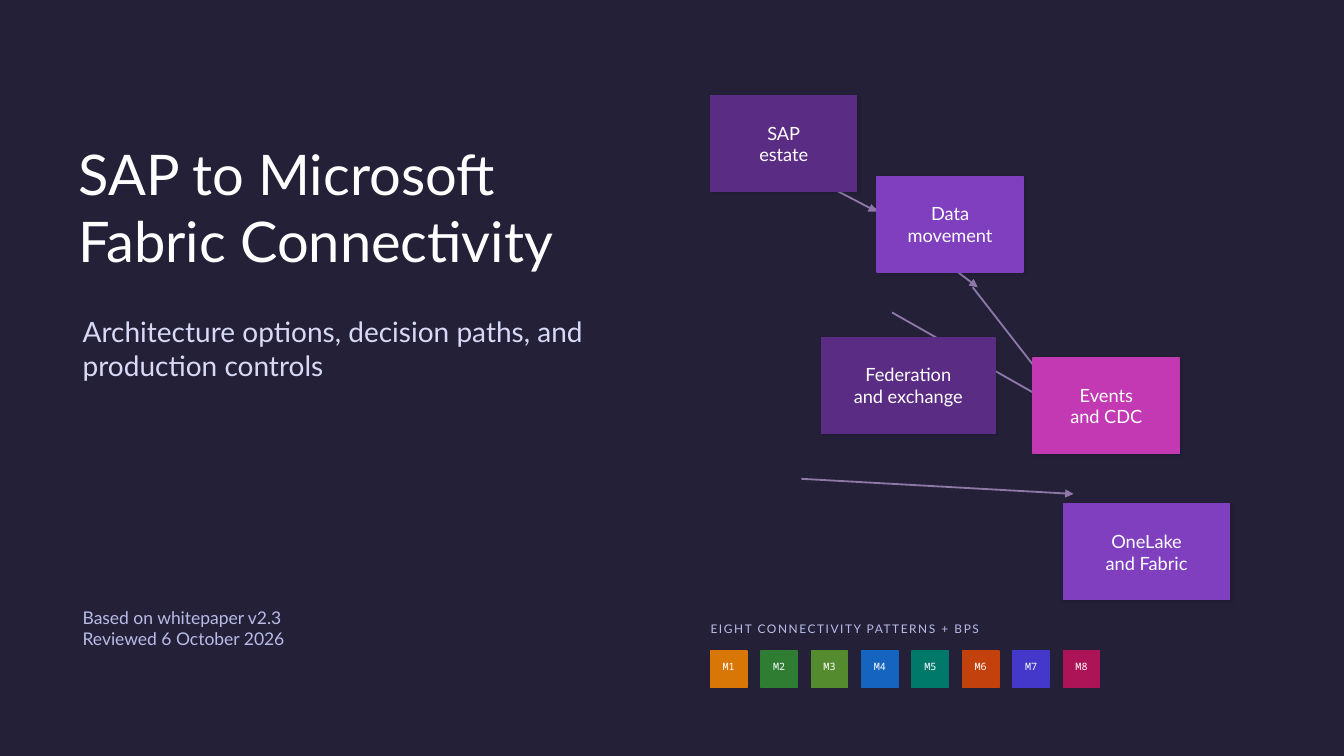
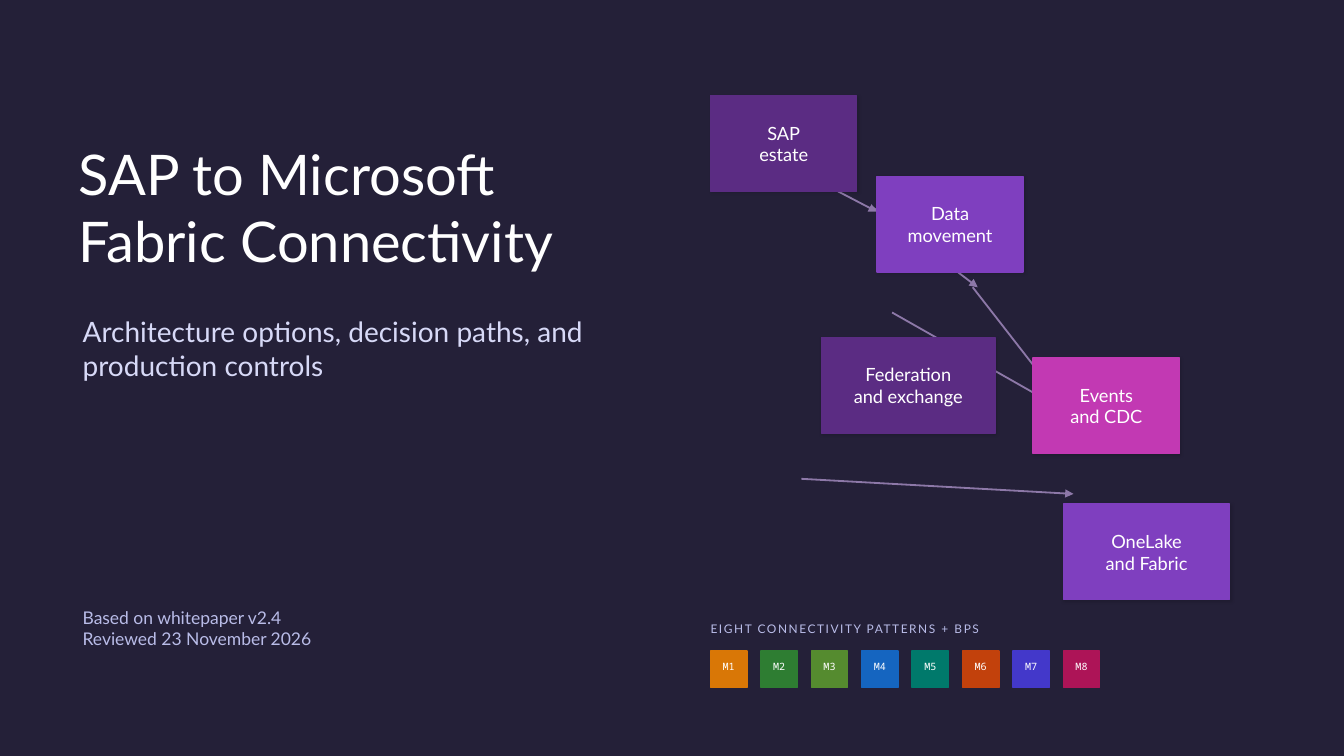
Before and after one commit to fredgis/fabric-foundry-kb, a slide deck: slide 1 of prez/SAP_to_Microsoft_Fabric_Connectivity_Presentation.pptx. Drawn at 1344x756 pixels with LibreOffice and Linux fonts; fonts in the diff are those of the drawing. Boxes give left, top, right and bottom in pixels: in the first picture for what was removed or moved away, otherwise in the second. Text is boxed around its words. In the diff, an @@ line names an element or a change of style, - is before the commit and + after.

```diff
--- a/prez/SAP_to_Microsoft_Fabric_Connectivity_Presentation.pptx
+++ b/prez/SAP_to_Microsoft_Fabric_Connectivity_Presentation.pptx
@@ text at [83,611,312,645]: text changed @@
-Based on whitepaper v2.3
-Reviewed 6 October 2026
+Based on whitepaper v2.4
+Reviewed 23 November 2026
```
Also in this commit, not shown: 19 other slides changed, 3 other files.
